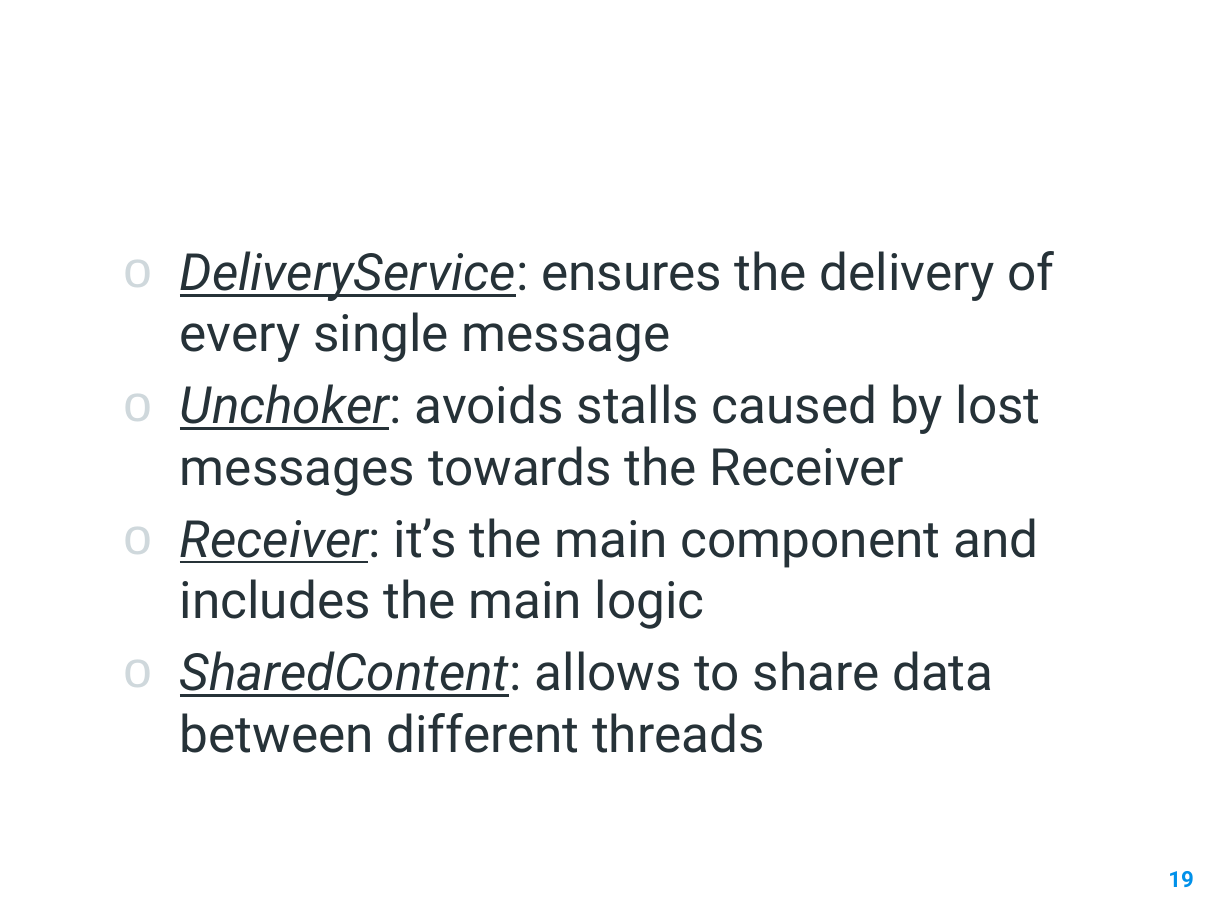
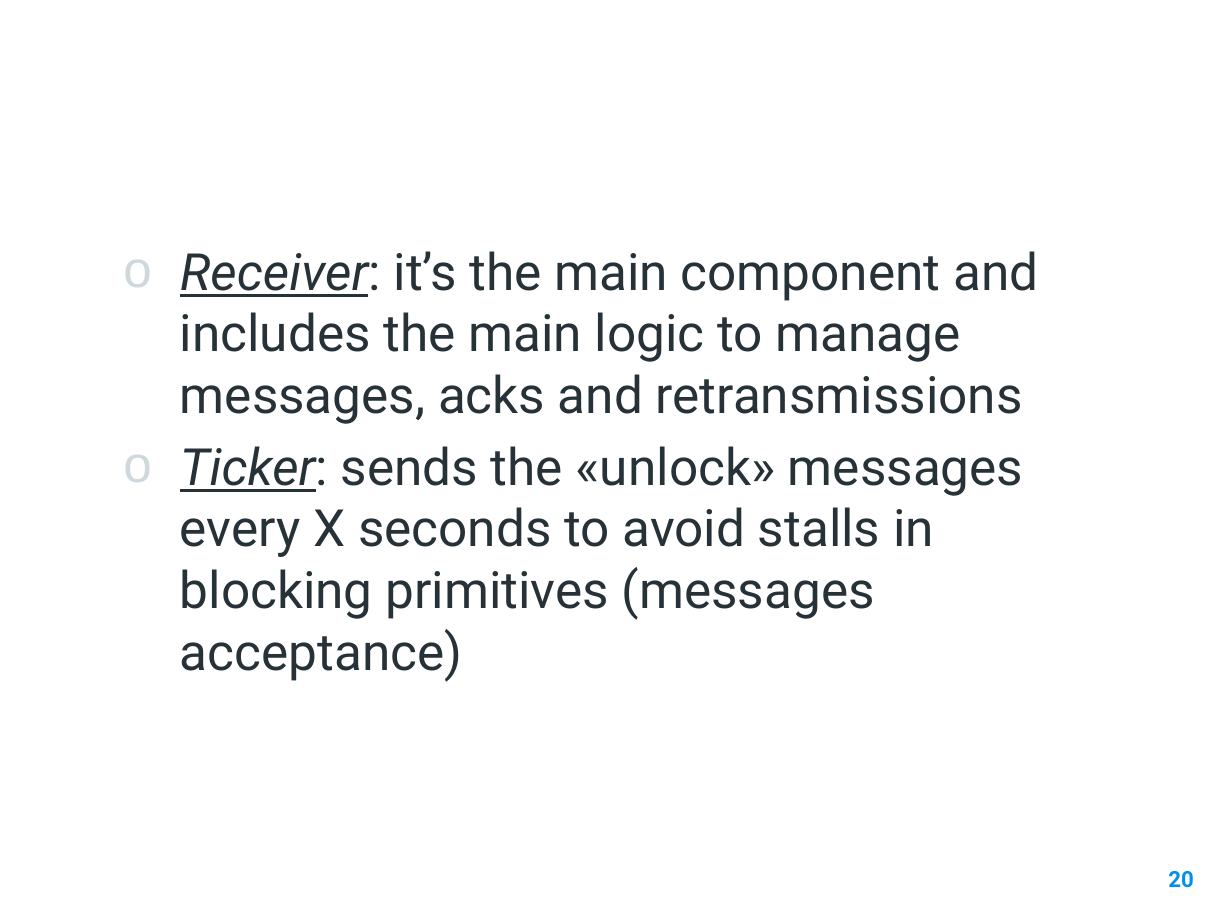
Before and after one commit to thedcfix/Replicated-Storage, a slide deck: slide 20 of Presentazione distributed Systems.pptx (slide 19 before the commit). Drawn at 1232x924 pixels with LibreOffice and Linux fonts; fonts in the diff are those of the drawing; background and template pictures are left out. Boxes give left, top, right and bottom in pixels: in the first picture for what was removed or moved away, otherwise in the second. Text is boxed around its words. In the diff, an @@ line names an element or a change of style, - is before the commit and + after.

```diff
--- a/Presentazione distributed Systems.pptx
+++ b/Presentazione distributed Systems.pptx
@@ text at bbox=[180, 251, 1038, 682]: text changed @@
-o DeliveryService: ensures the delivery of every single message
-o Unchoker: avoids stalls caused by lost messages towards the Receiver
-o Receiver: it’s the main component and includes the main logic
-o SharedContent: allows to share data between different threads
+o Receiver: it’s the main component and includes the main logic to manage messages, acks and retransmissions
+o Ticker: sends the «unlock» messages every X seconds to avoid stalls in blocking primitives (messages acceptance)
@@ page number at bbox=[1168, 871, 1193, 888]: text changed @@
-19
+20
```
Also in this commit, not shown: 6 other slides changed, 1 slide added, 3 other files.
